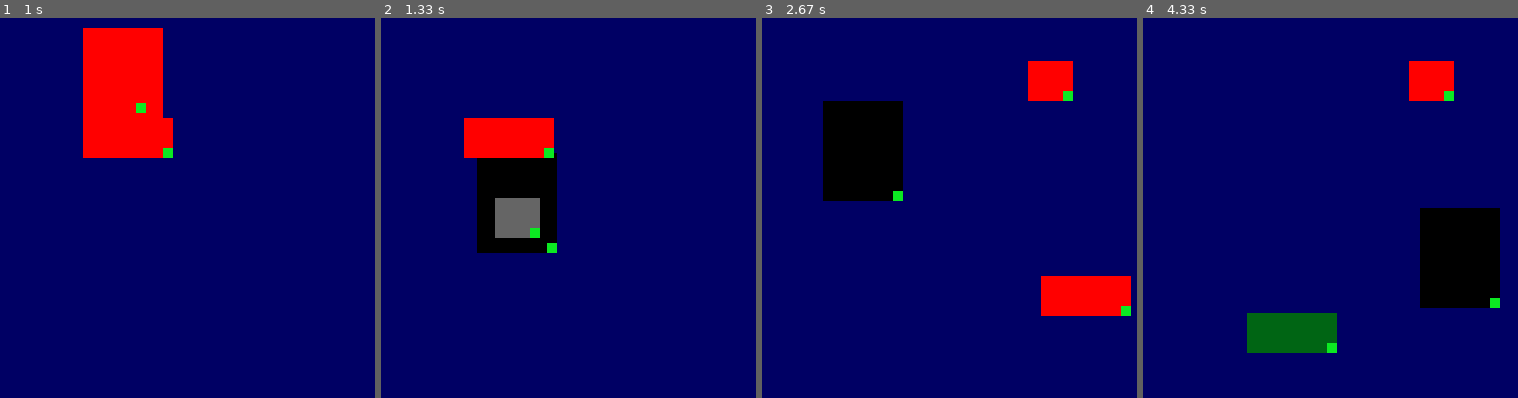
Above: before the commit, frames 1-4 (left to right).
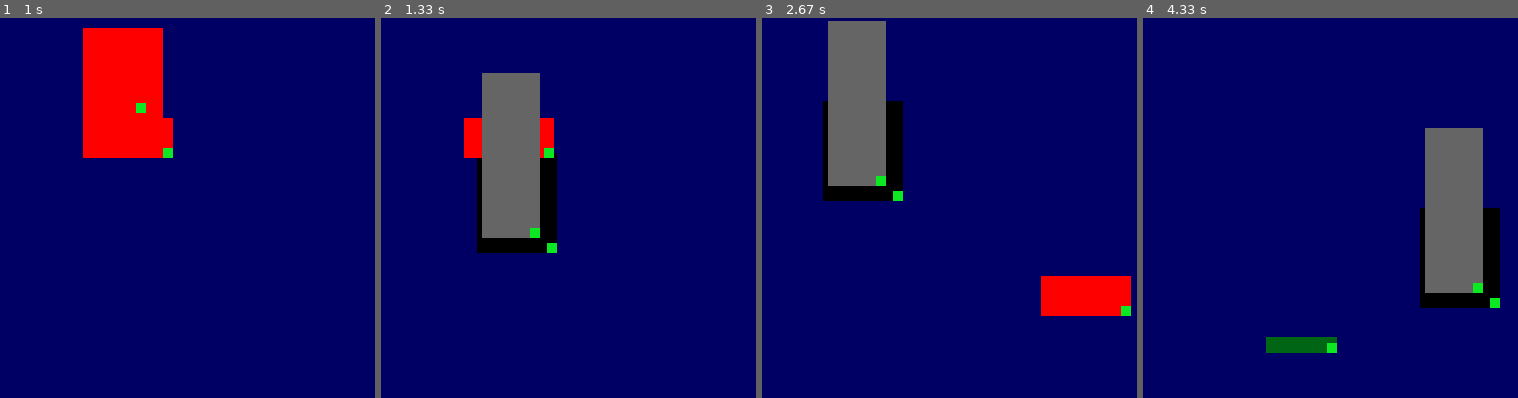
Above: after the commit, the same moments.

Repository: ArtyomVerner/PyGame-learning-Verner
Game: pygame game, started from bars.py
Two runs of this game, one before a commit and one after it. Both use one fixed random seed, a clock stepped at 60 frames per second and the inputs below.
Inputs (mouse positions are in pixels of both pictures, inside the frame that each line leads up to):
- Up to frame 1 (1 s): press the mouse at (26, 189) at 0.37 s; move the mouse to (75, 139) at 0.47 s; release the mouse at (123, 94) at 0.6 s; click (157, 124) at 0.72 s
- Up to frame 2 (1.33 s): press the mouse at (523, 109) at 1.03 s; move the mouse to (527, 170) at 1.13 s; release the mouse at (534, 234) at 1.27 s
- Up to frame 3 (2.67 s): press the mouse at (897, 204) at 1.37 s; move the mouse to (975, 135) at 1.47 s; release the mouse at (1050, 67) at 1.6 s; press the mouse at (889, 139) at 1.7 s; move the mouse to (987, 215) at 1.8 s; release the mouse at (1084, 295) at 1.93 s; click (1084, 295) at 2.05 s; press the mouse at (1043, 59) at 2.37 s; move the mouse to (949, 101) at 2.47 s; release the mouse at (855, 143) at 2.6 s
- Up to frame 4 (4.33 s): press the mouse at (1465, 295) at 2.7 s; move the mouse to (1390, 325) at 2.8 s; release the mouse at (1311, 356) at 2.93 s; press the mouse at (1236, 101) at 3.03 s; move the mouse to (1311, 143) at 3.13 s; release the mouse at (1383, 185) at 3.27 s; press the mouse at (1349, 371) at 3.37 s; move the mouse to (1341, 360) at 3.47 s; release the mouse at (1330, 348) at 3.6 s; click (1300, 344) at 3.72 s; press the mouse at (1383, 185) at 4.03 s; move the mouse to (1416, 196) at 4.13 s; release the mouse at (1454, 211) at 4.27 s

Frame 1 is identical in both runs. In frame 2, 5.5% of the frame differs, in the area x 26-43%, y 14-58%; in frame 3, 8.0%; in frame 4, 9.7%, in the area x 27-91%, y 11-89%.

Commit message:
Выполнено задание 8

Diff:
--- a/bars.py
+++ b/bars.py
@@ -8,12 +8,13 @@
         self.y=cords[1]
         self.h=height
         self.w=width
-        self.image=pygame.Surface((width, height), pygame.SRCALPHA)
+        self.image=pygame.Surface((self.w, self.h), pygame.SRCALPHA)
         self.color=color
         self.second_color = (255,0,0)
         self.draw()
         self.originalColor=copyColor
         self.drag=False
+        self.deformation=False
 
     # def drag_and_drop(self, e):
     #     """
@@ -35,7 +36,9 @@
     def collidePoint2 (self, cords):
         if (cords[0] > (self.w-10)+self.x and cords[0] < self.w+self.x) \
                 and (cords[1] > (self.h-10)+self.y and cords[1] < self.h+self.y):
-            return (True)
+            return True
+        else:
+            return False
 
 
     def changeColor(self, cords):
@@ -66,27 +69,50 @@
     def events(self, e):#Обрабатывает события  влияющие на объект.
         if e.type == pygame.MOUSEBUTTONDOWN:
             self.changeColor(e.pos)
-            print(self.collidePoint2(e.pos))
+            if self.collidePoint2(e.pos):
+                self.deformation=True
+
+
             # self.drag_and_drop(e)
-            if self.collidePoint(e.pos):
+            elif self.collidePoint(e.pos):
                 self.drag = True
 
 
 
         if e.type == pygame.MOUSEMOTION:
             # self.moveON(e.rel)
+            # print(self.d)
             if self.drag:
                 self.moveON(e.rel)
+            elif self.deformation:
+                self.resize(e.rel)
 
         if e.type == pygame.MOUSEBUTTONUP:
             self.drag = False
-
+            self.deformation=False
 
     def update(self):
         pass
 
     def render(self, screen):#Отображает объект на экране.
         screen.blit(self.image,(self.x,self.y))
+
+
+    def resize(self, rel):
+
+        """
+        Изменяет размер блока
+        """
+        self.w+=rel[0]
+        self.h+=rel[1]
+        self.image=pygame.Surface((self.w, self.h), pygame.SRCALPHA)
+        self.draw()
+        if self.w <= 10:
+            self.w=10
+        if self.h <= 10:
+            self.h=10
+
+
 
 #Main
 
